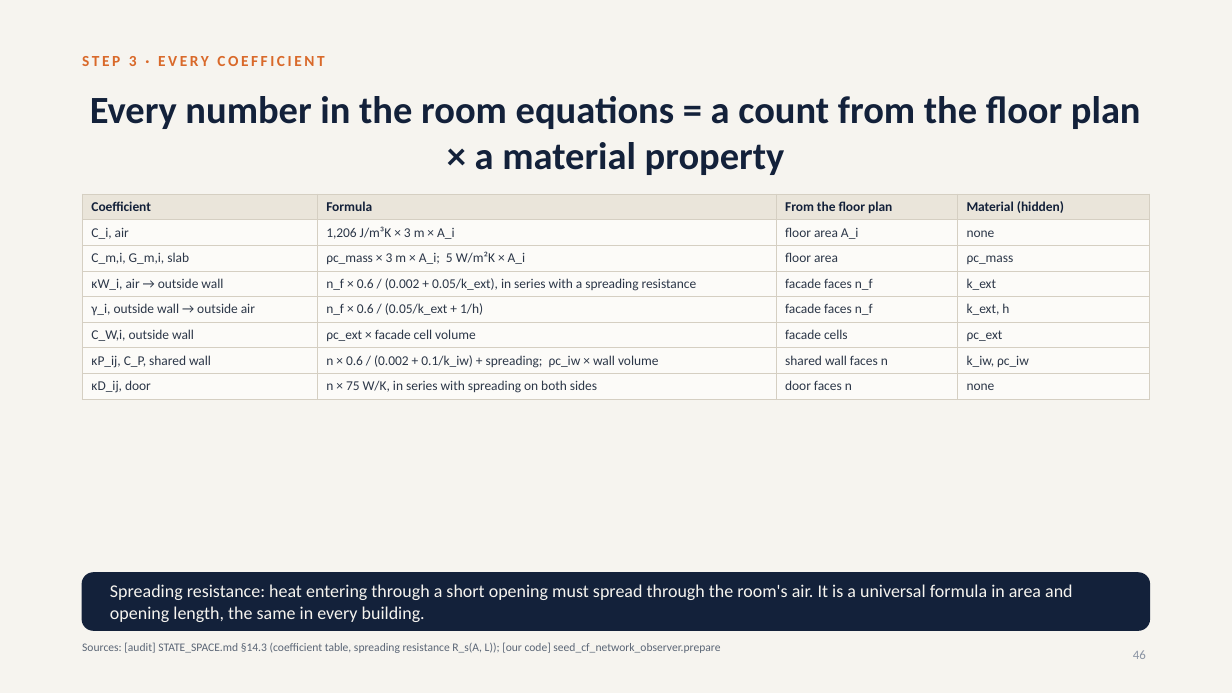
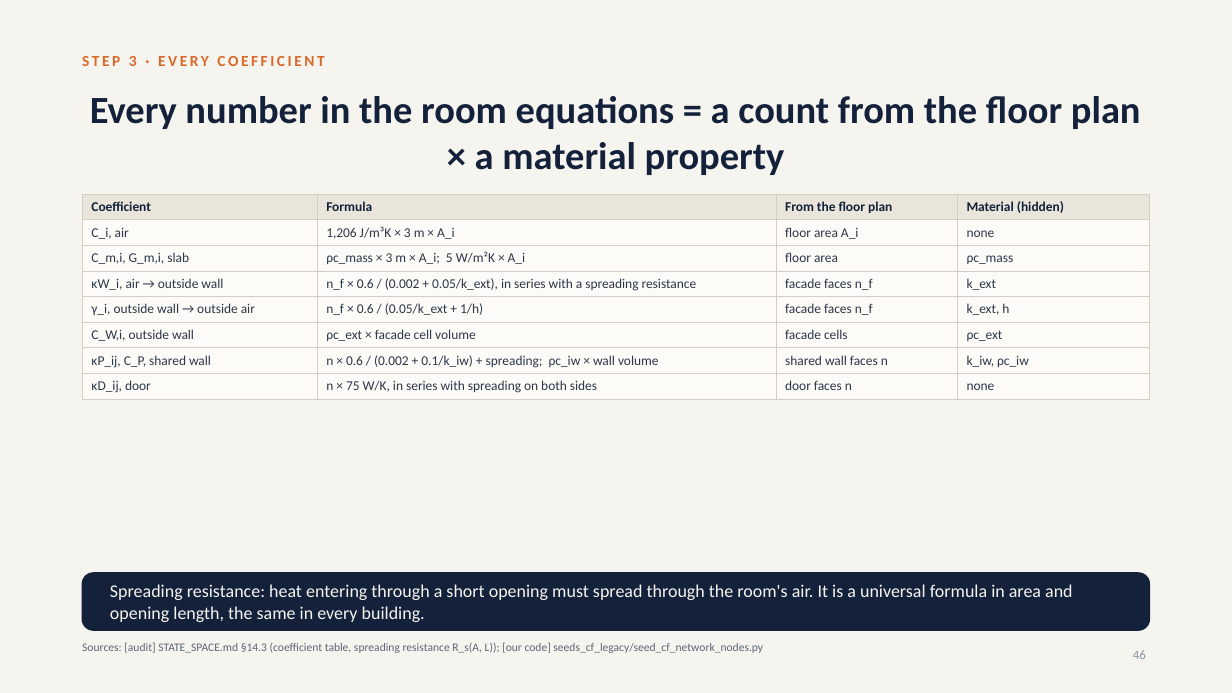
Before and after one commit to srivathsanb14/working-code, a slide deck: slide 46 of docs/One_Controller_for_Every_Building.pptx. Drawn at 1232x693 pixels with LibreOffice and Linux fonts; fonts in the diff are those of the drawing. Boxes give left, top, right and bottom in pixels: in the first picture for what was removed or moved away, otherwise in the second. Text is boxed around its words. In the diff, an @@ line names an element or a change of style, - is before the commit and + after.

```diff
--- a/docs/One_Controller_for_Every_Building.pptx
+++ b/docs/One_Controller_for_Every_Building.pptx
@@ text at (82, 642, 763, 653): text changed @@
-Sources: [audit] STATE_SPACE.md §14.3 (coefficient table, spreading resistance R_s(A, L)); [our code] seed_cf_network_observer.prepare
+Sources: [audit] STATE_SPACE.md §14.3 (coefficient table, spreading resistance R_s(A, L)); [our code] seeds_cf_legacy/seed_cf_network_nodes.py
```
Also in this commit, not shown: 15 other slides changed, 1 slide added, 54 other files.
